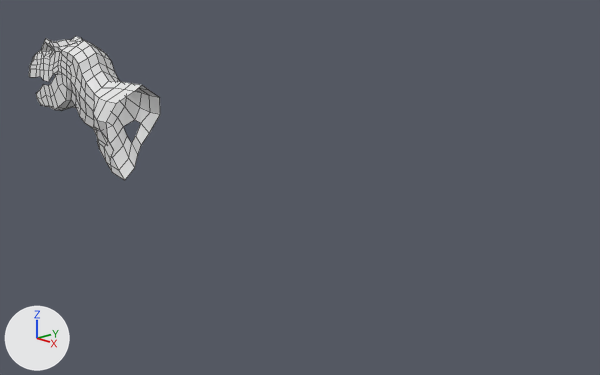
Before and after pictures for a commit that changed the Blender file op1-1a.blend.
Both versions are drawn from a 50 mm camera at (3.69, -2.89, 3.3) aimed at (0.28, 0.3, 2.0). The axes (+X, +Y, +Z) are drawn at lower left. The lights are the same throughout. Mesh edges are drawn as thin lines.
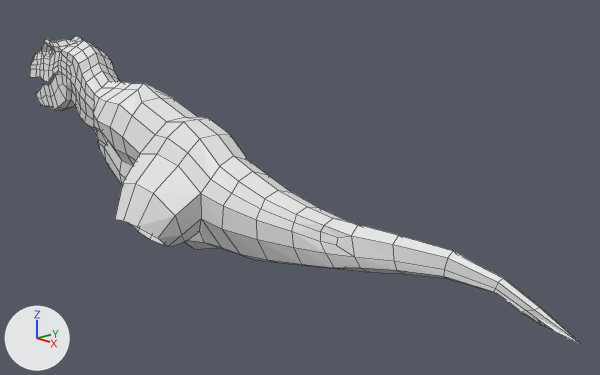
Commit message: Did trex body

Boxes [x1, y1, x2, y2] around the edits, measured in the pictures (600 x 375 px):
```json
{"object": "Plane", "change": "reshaped", "before": [29, 36, 160, 180], "after": [29, 36, 579, 343], "on screen": "317% wider, 112% taller"}
{"part": 1, "of": "me_plane", "change": "built on", "before": [97, 83, 160, 180], "after": [97, 83, 579, 343]}
```

Edits to the scene script, one JSON object a line:
```json
{"block": "me_plane", "where": "# used by ob_plane; location = (0.0, 0.0, 0.0)"}
{"op": "remove", "block": "me_plane", "code": "me_plane.from_pydata(...)  # 205 vertices, 170 faces; spans x -2.331..-0.878, y -0.205..0.0, z 1.809..2.729"}
{"op": "add", "block": "me_plane", "code": "me_plane.from_pydata(...)  # 327 vertices, 277 faces; spans x -2.331..2.243, y -0.423..0.0, z 1.517..2.729"}
{"block": "me_plane", "change": "me_plane part 1"}
{"block": "me_plane", "change": "9 vertices move from x -1.166..-0.878, y -0.205..0.0, z 1.809..2.496 to x -1.04..-0.858, y -0.213..0.0, z 1.73..2.511"}
{"block": "me_plane", "change": "122 vertices are added at x -0.857..2.243, y -0.423..0.0, z 1.517..2.438"}
{"block": "me_plane", "change": "107 new faces join them"}
```
